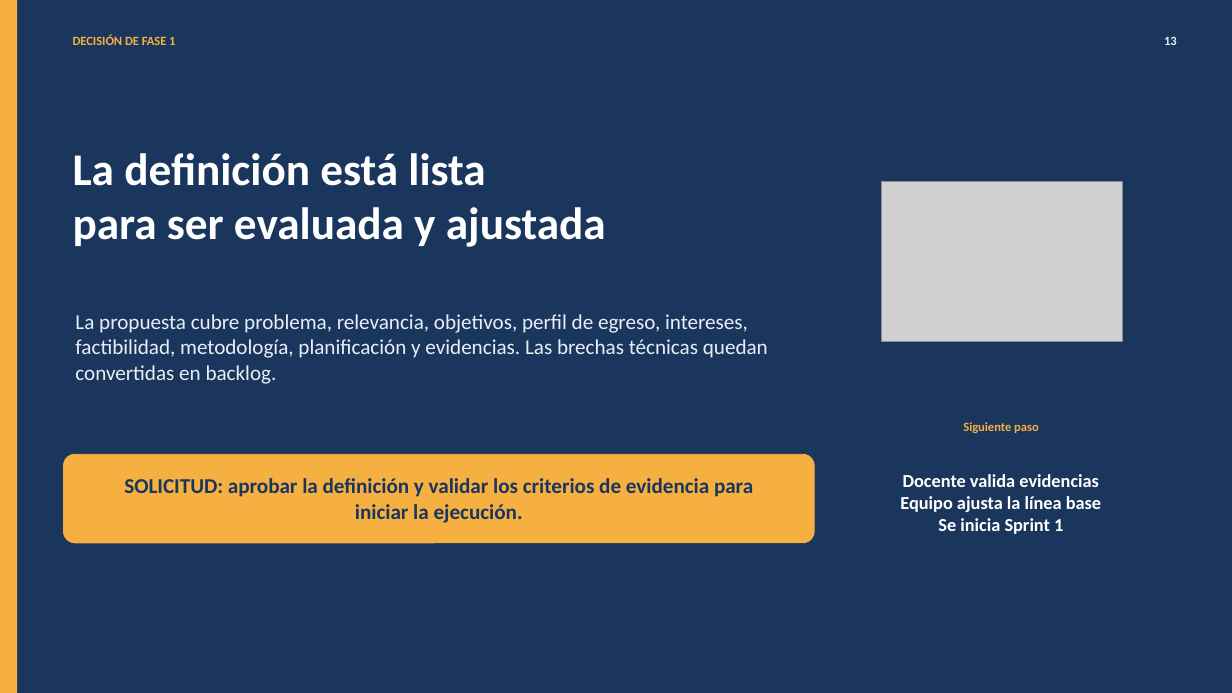
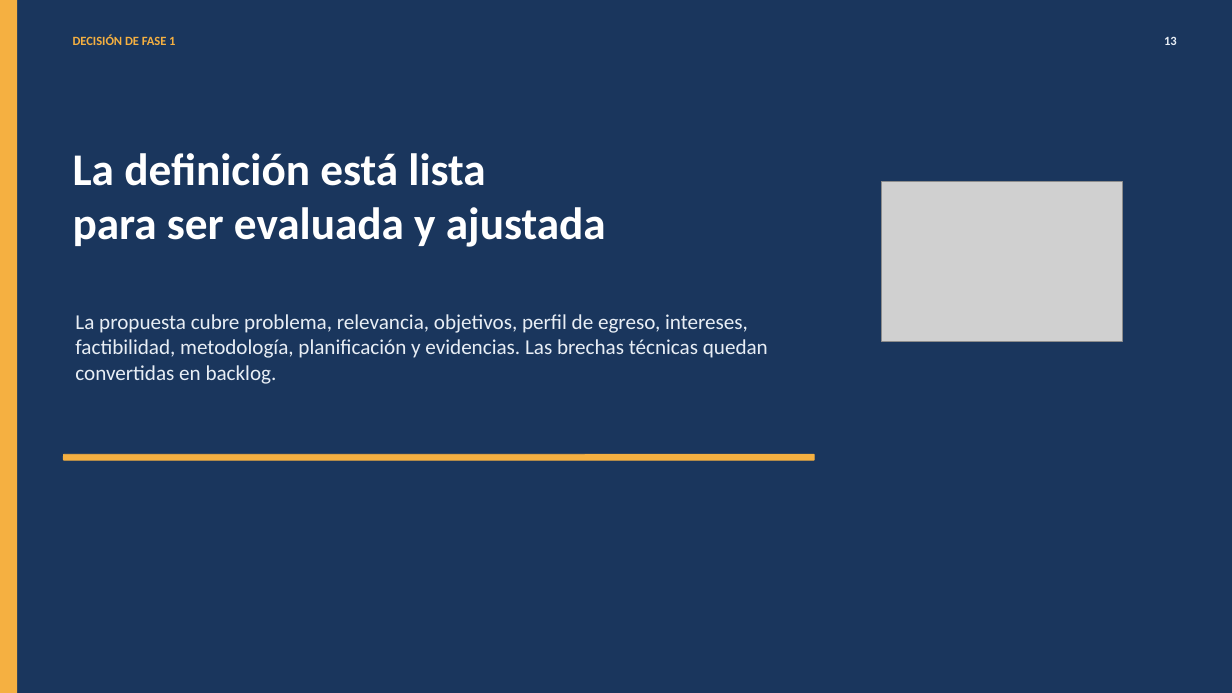
Before and after one commit to tsddds/Capstone_Aprueba-Administracion_Grupo8, a slide deck: slide 11 of Fase1/Evidencias_grupales/02_Presentacion_Proyecto_Fase1_Aprueba_Administracion.pptx. Drawn at 1232x693 pixels with LibreOffice and Linux fonts; fonts in the diff are those of the drawing; grey boxes stand for pictures. Boxes give left, top, right and bottom in pixels: in the first picture for what was removed or moved away, otherwise in the second. Text is boxed around its words. In the diff, an @@ line names an element or a change of style, - is before the commit and + after.

```diff
--- a/Fase1/Evidencias_grupales/02_Presentacion_Proyecto_Fase1_Aprueba_Administracion.pptx
+++ b/Fase1/Evidencias_grupales/02_Presentacion_Proyecto_Fase1_Aprueba_Administracion.pptx
@@ text removed at <box>963,422,1039,433</box> @@
-Siguiente paso
@@ rounded rectangle: place and size @@
-rounded rectangle at <box>64,455,814,543</box>
+rounded rectangle at <box>64,455,814,460</box>
@@ text removed at <box>124,478,753,523</box> @@
-SOLICITUD: aprobar la definición y validar los criterios de evidencia para iniciar la ejecución.
@@ text removed at <box>900,474,1101,534</box> @@
-Docente valida evidencias
-Equipo ajusta la línea base
-Se inicia Sprint 1
```
Also in this commit, not shown: 1 other slide changed.
